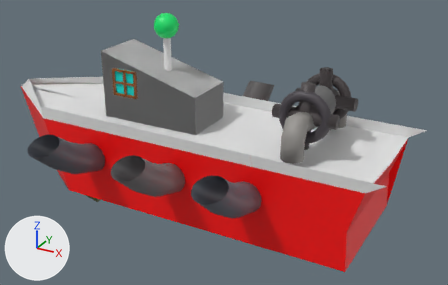
A saved change to the glTF model resources/Boss_Ship/sip.gltf.
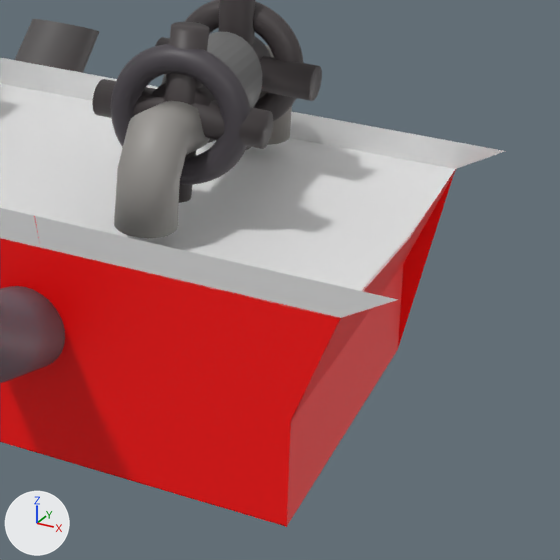
The first picture shows the older version from a camera (50 mm lens) standing at (6.17, -11.08, 6.93) and looking at (-0.07, 0.25, 1.26). The close-ups show the older and then the newer version on the part from 53% to 100% of the width and 26% to 100% of the height of that picture. Only the edits that show in the close-ups are written down. Arrows for +X, +Y and +Z are at lower left; the lights stay in place. Where no turn or scale is listed for an object, it has been applied to the vertices. Vertices at exactly the same position are counted once.

The first close-up shows 'MainShip_Face_0011', 'MainShip_Face_0015', 'MainShip_Face_0024', 'MainShip_Face_0051', 'MainShip_Face_0054', 'MainShip_Face_0066', 'MainShip_Face_0067', 'MainShip_Face_0068', 'MainShip_Face_0080', 'ancerChach_Pall.002', 'ancerChach_Torash.001', '円柱.001' and 24 more.
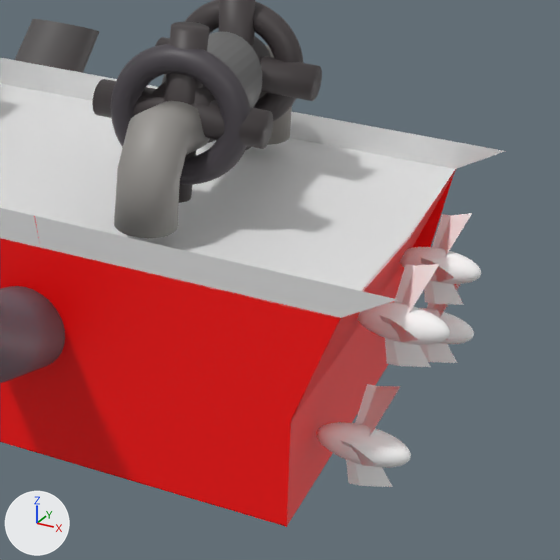
Where the newer file only moved an object's origin or applied its transform, the numbers keep the older frame.

What differs and where, as boxes (x1, y1, x2, y2) in the close-ups (560 x 560 px):
```json
{"object": "球.002", "change": "added", "after": [317, 384, 411, 487]}
{"object": "球.001", "change": "added", "after": [357, 264, 450, 367]}
{"object": "球", "change": "added", "after": [399, 213, 481, 305]}
{"object": "球.003", "change": "added", "after": [419, 284, 474, 363]}
{"object": "MainShip_Face_0037", "change": "unchanged, covered by the edit", "before": [398, 171, 455, 347], "after": [403, 171, 455, 271]}
{"object": "MainShip_Face_0050", "change": "unchanged, covered by the edit", "before": [374, 265, 403, 387], "after": [374, 266, 403, 385]}
```

Edits to the scene script, one JSON object a line:
```json
{"op": "add", "block": "img_screw", "code": ["img_screw = load_image('Screw', 'Screw.png', 1024, 1024, 'sRGB')"]}
{"op": "add", "block": "mat_マテリアル_099", "code": ["mat_マテリアル_099 = principled_material('マテリアル.099')", "mat_マテリアル_099.texture = img_screw"]}
{"op": "add", "block": "mat_マテリアル_081", "code": ["mat_マテリアル_081 = principled_material('マテリアル.081')", "mat_マテリアル_081.texture = img_screw"]}
{"op": "add", "block": "mat_マテリアル_002", "code": ["mat_マテリアル_002 = principled_material('マテリアル.002')", "mat_マテリアル_002.texture = img_screw"]}
{"op": "add", "block": "mat_マテリアル_001", "code": ["mat_マテリアル_001 = principled_material('マテリアル.001')", "mat_マテリアル_001.texture = img_screw"]}
{"block": "me_円柱_003", "where": "me_円柱_003.from_pydata(...)  # 704 vertices, 1400 faces; spans x -0.656..0.656, y -0.167..0.176, z -0.656..0.656"}
{"block": "me_円柱_003", "where": "# used by ob_ancerchach_pall_002; location = (2.161, 0.567, 2.584)"}
{"block": "me_円柱_003", "change": "me_円柱_003 part 1: its shading normals changed"}
{"op": "add", "block": "me_球_006", "code": ["me_球_006 = bpy.data.meshes.new('球.006')", "me_球_006.from_pydata(...)  # 512 vertices, 984 faces; spans x -0.32..0.32, y -0.375..0.244, z -0.374..0.427", "me_球_006.materials.append(mat_マテリアル_099)  # picture img_screw"]}
{"op": "add", "block": "me_球_005", "code": ["me_球_005 = bpy.data.meshes.new('球.005')", "me_球_005.from_pydata(...)  # 512 vertices, 984 faces; spans x -0.342..0.342, y -0.4..0.261, z -0.399..0.456", "me_球_005.materials.append(mat_マテリアル_081)  # picture img_screw"]}
{"op": "add", "block": "me_球_004", "code": ["me_球_004 = bpy.data.meshes.new('球.004')", "me_球_004.from_pydata(...)  # 512 vertices, 984 faces; spans x -0.342..0.342, y -0.4..0.261, z -0.399..0.456", "me_球_004.materials.append(mat_マテリアル_002)  # picture img_screw"]}
{"op": "add", "block": "me_球_003", "code": ["me_球_003 = bpy.data.meshes.new('球.003')", "me_球_003.from_pydata(...)  # 512 vertices, 984 faces; spans x -0.32..0.32, y -0.375..0.244, z -0.374..0.427", "me_球_003.materials.append(mat_マテリアル_001)  # picture img_screw"]}
{"op": "add", "block": "ob_球_003", "code": ["ob_球_003 = bpy.data.objects.new('球.003', me_球_006)", "ob_球_003.location = (3.821, 1.009, 0.533)"]}
{"op": "add", "block": "ob_球_002", "code": ["ob_球_002 = bpy.data.objects.new('球.002', me_球_005)", "ob_球_002.location = (3.802, -0.871, 0.46)"]}
{"op": "add", "block": "ob_球_001", "code": ["ob_球_001 = bpy.data.objects.new('球.001', me_球_004)", "ob_球_001.location = (3.853, -0.315, 1.198)"]}
{"op": "add", "block": "ob_球", "code": ["ob_球 = bpy.data.objects.new('球', me_球_003)", "ob_球.location = (3.853, 0.754, 1.197)"]}
```
